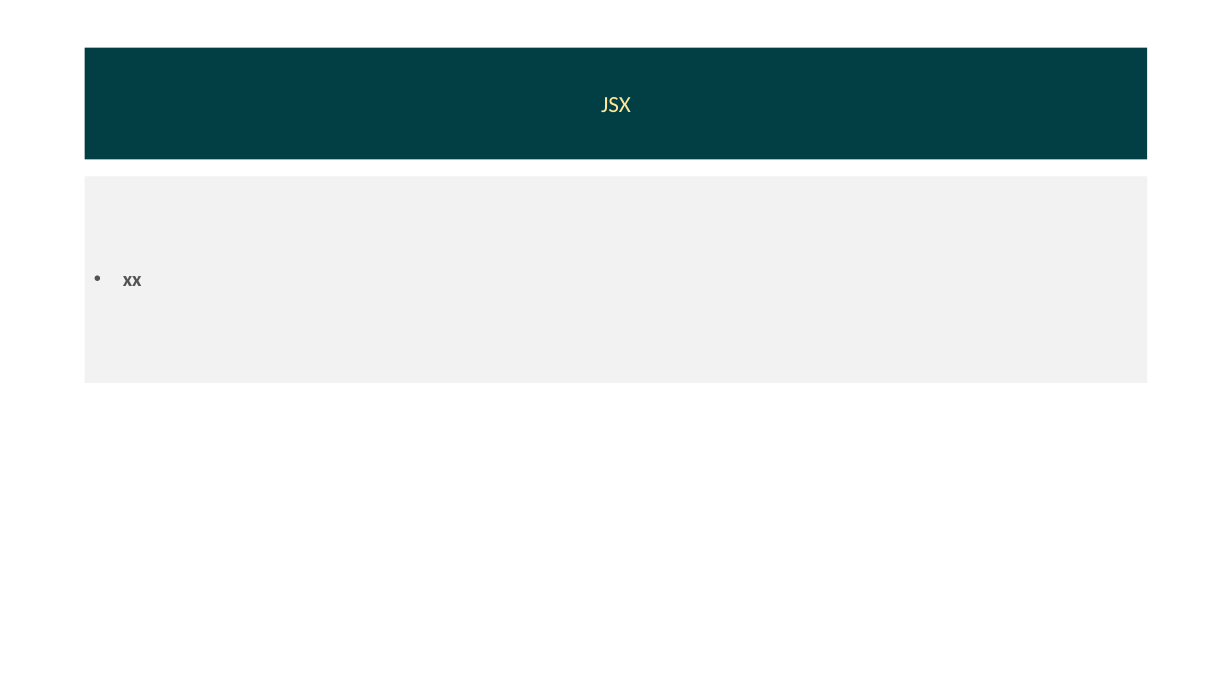
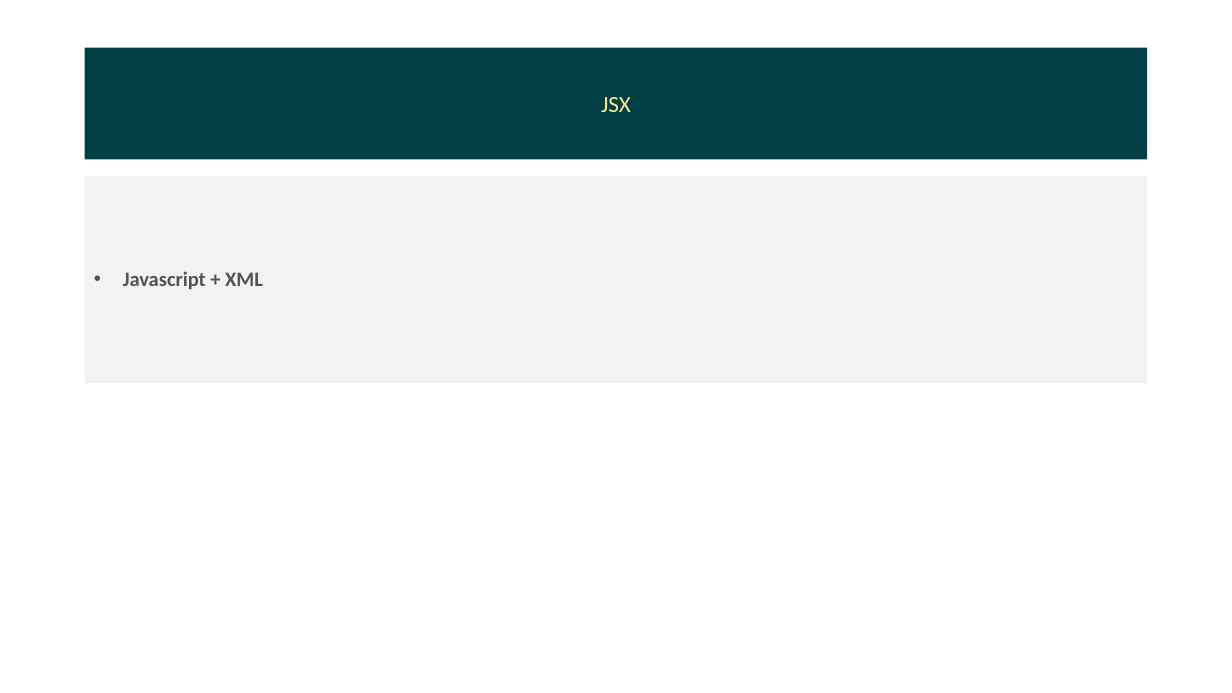
Before and after one commit to coumarane/react-typescript-starter, a slide deck: slide 14 of Initiation à Reactjs.pptx. Drawn at 1232x693 pixels with LibreOffice and Linux fonts; fonts in the diff are those of the drawing. Boxes give left, top, right and bottom in pixels: in the first picture for what was removed or moved away, otherwise in the second. Text is boxed around its words. In the diff, an @@ line names an element or a change of style, - is before the commit and + after.

```diff
--- a/Initiation à Reactjs.pptx
+++ b/Initiation à Reactjs.pptx
@@ text in rectangle at <box>123,271,263,289</box>: text changed @@
-• xx
+• Javascript + XML
```
Also in this commit, not shown: 1 other slide changed, 2 other files.
